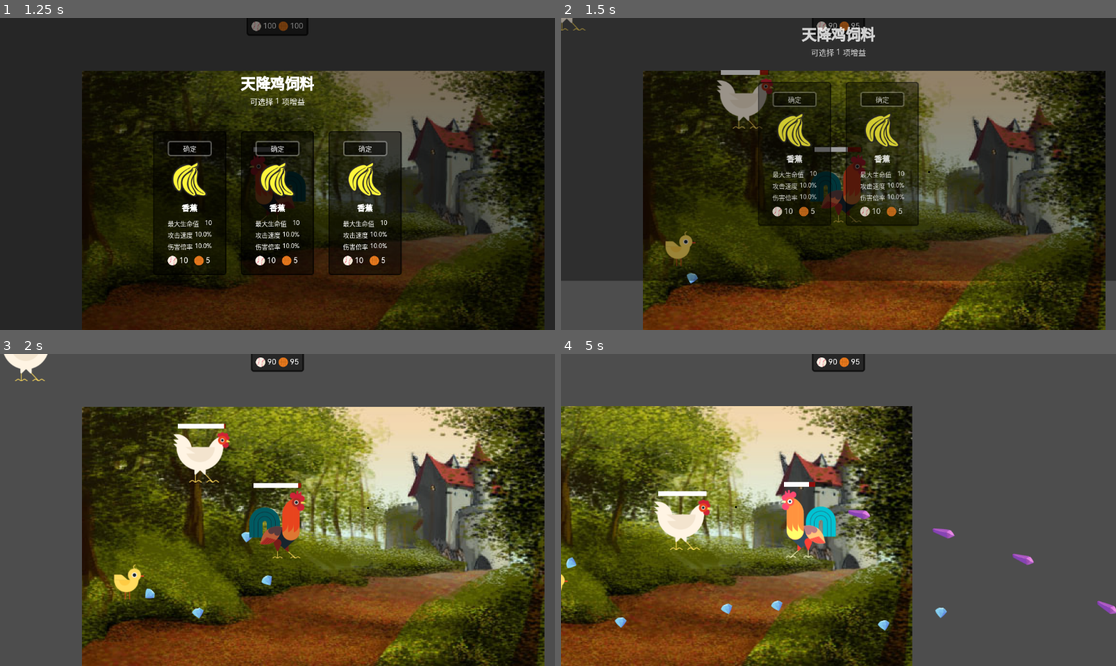
Above: before the commit, frames 1-4 (two rows, left to right).
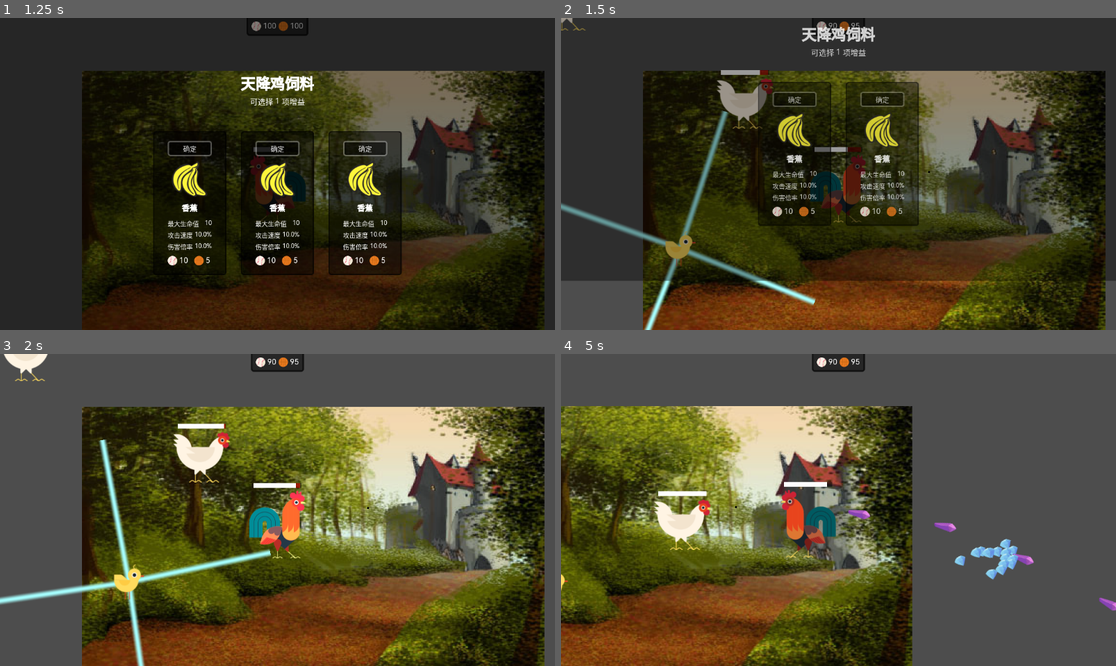
Above: after the commit, the same moments.

Repository: Rundll86/ChickenVSBear
Game: Godot game, scene res://components/Scenes/World.tscn
The game is run twice, just before and just after one commit, with the same random seed, the same clock (stepped at 60 frames per second) and the same inputs. The engine's default icon, where the game draws it, is replaced by a stand-in: a white triangle on a blue panel in a dark square.
Inputs (mouse positions are in pixels of both pictures, inside the frame that each line leads up to):
- Up to frame 1 (1.25 s): move the mouse to (399, 158) at 0.52 s; press the mouse at (399, 158) at 0.53 s; hold D (m_right) from 0.53 s (still down)
- Up to frame 2 (1.5 s): release D (m_right) at 1.25 s; release the mouse at (960, 158) at 1.25 s; click "确定" at 1.25 s
- Up to frame 3 (2 s): no input
- Up to frame 4 (5 s): move the mouse to (727, 525) at 2.02 s; hold S (m_down) 2.03-2.78 s; click (727, 525) at 2.1 s; move the mouse to (894, 441) at 2.77 s; press the mouse at (894, 441) at 2.78 s; hold D (m_right) 2.78-3.53 s; tap Space (sprint) at 2.85 s; move the mouse to (810, 572) at 3.52 s; release the mouse at (810, 572) at 3.53 s; hold W (m_up) 3.53-4.28 s; click (810, 572) at 3.6 s; move the mouse to (1005, 556) at 4.27 s; press the mouse at (1005, 556) at 4.28 s; hold A (m_left) from 4.28 s (still down)

Frame 1 is identical in both runs. In frame 2, 2.0% of the frame differs, in the area x 0-46%, y 29-100%; in frame 3, 3.4%, in the area x 0-56%, y 27-100%; in frame 4, 2.3%.

Commit message:
feat: 添加新的子弹类型和相关逻辑，更新角色攻击方式，增加无差别伤害选项

Diff:
--- a/components/Bullets/Diamond.tscn
+++ b/components/Bullets/Diamond.tscn
@@ -17,7 +17,13 @@
 
 [node name="Diamond" instance=ExtResource("1_8udva")]
 script = ExtResource("2_yxtyj")
+fields = {
+0: 10,
+1: 2,
+2: 0
+}
 lifeTime = 5000.0
+indisDamage = true
 
 [node name="texture" parent="." index="0"]
 sprite_frames = SubResource("SpriteFrames_oj6iy")
--- a/components/Bullets/FireScan.tscn
+++ b/components/Bullets/FireScan.tscn
@@ -8,6 +8,11 @@
 
 [node name="FireScan" instance=ExtResource("1_cqre5")]
 script = ExtResource("2_qprdp")
+fields = {
+0: 10,
+1: 30,
+2: 0
+}
 lifeDistance = 200.0
 
 [node name="hitbox" parent="." index="1"]
--- a/components/Bullets/Laser.tscn
+++ b/components/Bullets/Laser.tscn
@@ -1,7 +1,8 @@
-[gd_scene load_steps=6 format=3 uid="uid://bvri0nv1jrigf"]
+[gd_scene load_steps=7 format=3 uid="uid://bvri0nv1jrigf"]
 
 [ext_resource type="PackedScene" uid="uid://crtdkysmnkith" path="res://components/Abstracts/BulletBase.tscn" id="1_3u4op"]
 [ext_resource type="Shader" path="res://shaders/Laser.gdshader" id="2_h6cxi"]
+[ext_resource type="Script" path="res://scripts/Contents/Bullets/Laser.gd" id="2_yy5sr"]
 
 [sub_resource type="SpriteFrames" id="SpriteFrames_yip5k"]
 
@@ -15,12 +16,13 @@
 height = 300.0
 
 [node name="Laser" instance=ExtResource("1_3u4op")]
+script = ExtResource("2_yy5sr")
 fields = {
 0: 10,
-1: 5,
-2: 0
+1: 15,
+2: 1
 }
-lifeTime = 100.0
+lifeTime = 1000.0
 
 [node name="texture" parent="." index="0"]
 rotation = 1.5708
--- a/components/Characters/Chick.tscn
+++ b/components/Characters/Chick.tscn
@@ -32,7 +32,7 @@
 
 [node name="Chick" instance=ExtResource("1_goqmy")]
 script = ExtResource("2_r6bub")
-cooldownUnit = 200.0
+cooldownUnit = 2000.0
 displayName = "小鸡"
 drops = Array[int]([0, 1])
 dropCounts = Array[Vector2]([Vector2(10, 20), Vector2(7, 14)])
--- /dev/null
+++ b/resources/items/apple.svg
@@ -0,0 +1,16 @@
+<svg xmlns="http://www.w3.org/2000/svg" xmlns:xlink="http://www.w3.org/1999/xlink" version="1.1" id="apple1" x="0px" y="0px" width="63.215999603271484" height="64.36821365356445" viewBox="-0.5 -0.49321448802948 63.215999603271484 64.36821365356445" enable-background="new 0 0 62.218 63.375" xml:space="preserve">
+  <g>
+    <g id="Apple">
+      <path id="Fill_1_" fill="#EC1C2C" d="M59.083,34.402c0,14.527-12.525,26.307-27.978,26.307c-15.453,0-27.977-11.775-27.977-26.307&#13;&#10;&#9;&#9;c0-14.527,12.523-21.275,27.977-21.275C46.557,13.126,59.083,19.876,59.083,34.402z" stroke-width="1"/>
+      <g id="Outline_1_">
+        <path id="Outline_2_" fill="#231F20" d="M34.285,11.96c-4.608-0.391-9.136,0.189-9.136,0.189C10.821,13.473,0,19.883,0,34.121&#13;&#10;&#9;&#9;&#9;c0,16.156,13.928,29.254,31.107,29.254c17.182,0,31.109-13.098,31.109-29.254C62.216,18.977,49.969,12.69,34.285,11.96z&#13;&#10;&#9;&#9;&#9; M31.108,59.333c-14.559,0-26.357-11.099-26.357-24.785c0-12.064,9.169-18.433,21.314-19.774c0.249-0.029,8.456-0.144,8.456-0.144&#13;&#10;&#9;&#9;&#9;c12.942,0.936,22.949,7.318,22.949,19.92C57.464,48.236,45.666,59.333,31.108,59.333z" stroke-width="1"/>
+        <path id="Line" fill="#231F20" d="M40.332,19.062c-2.303-0.761-4.617-0.241-6.929,0.389c-1.916,0.608-6.112,1.162-6.19,1.098&#13;&#10;&#9;&#9;&#9;c-1.198-0.058-2.389-0.358-3.571-1.099c-0.48-0.303-0.982,0.378-0.598,0.773c1.768,1.803,4.068,1.782,6.455,1.514&#13;&#10;&#9;&#9;&#9;c3.575-0.401,6.993-0.491,10.561-0.672C41.22,21.004,41.433,19.426,40.332,19.062z" stroke-width="1"/>
+      </g>
+      <path id="Shine" fill="#FFFFFF" d="M12.555,34.261c0,3.431,1.85,6.212-0.084,6.212c-1.934,0-3.5-2.781-3.5-6.212&#13;&#10;&#9;&#9;c0-3.43,1.566-6.211,3.5-6.211C14.405,28.05,12.555,30.832,12.555,34.261z" stroke-width="1"/>
+    </g>
+    <g id="Stem">
+      <path id="Fill" fill="#99661D" d="M29.515,20.766c0.371-0.066,0.973-0.13,1.348-0.219c0.062-4.827,0.538-9.648-1.624-14.212&#13;&#10;&#9;&#9;c-0.592-1.253-1.33-2.354-2.064-3.482c-1.02,0.611-2.038,1.223-3.059,1.833C28.31,8.982,29.773,14.618,29.515,20.766z" stroke-width="1"/>
+      <path id="Outline" fill="#231F20" d="M28.602,0.6c-0.393-0.523-1.078-0.782-1.658-0.435c-1.805,1.084-3.607,2.168-5.414,3.252&#13;&#10;&#9;&#9;c-0.637,0.383-0.838,1.371-0.242,1.898c3.477,3.091,4.617,6.041,4.9,6.557c0.592,1.081,1.592,4.534,1.562,7.749l0.046,1.609&#13;&#10;&#9;&#9;c1.479,0.562,5.25-0.562,5.25-0.562c0.021-0.354,0.251-2.23,0.251-2.23C33.466,17.677,34.13,7.958,28.602,0.6z M30.755,20.38&#13;&#10;&#9;&#9;l-1.109,0.141v-1.152c0.05-5.714-1.568-10.625-5.53-14.683c1.021-0.61,2.039-1.222,3.059-1.833&#13;&#10;&#9;&#9;c0.734,1.128,1.472,2.229,2.064,3.482c2.012,4.247,1.634,8.375,1.522,12.817L30.755,20.38z" stroke-width="1"/>
+    </g>
+  </g>
+</svg><!--rotationCenter:31:31-->
--- a/scripts/Contents/Bullets/Diamond.gd
+++ b/scripts/Contents/Bullets/Diamond.gd
@@ -2,6 +2,8 @@
 class_name Diamond
 
 func ai():
-	if Time.get_ticks_msec() - spawnInWhen < 500: # 生成的前0.5秒可以追踪
+	var tracing = Time.get_ticks_msec() - spawnInWhen < 1000
+	if tracing:
 		rotation = lerp_angle(rotation, position.angle_to_point(launcher.currentFocusedBoss.position), 0.1)
+	canDamageSelf = !tracing
 	forward(Vector2.from_angle(rotation))
--- /dev/null
+++ b/scripts/Contents/Bullets/Laser.gd
@@ -0,0 +1,6 @@
+extends BulletBase
+class_name Laser
+
+func ai():
+	rotation_degrees += 2
+	position = launcher.texture.global_position
--- a/scripts/Contents/Characters/Chick.gd
+++ b/scripts/Contents/Characters/Chick.gd
@@ -2,6 +2,8 @@
 class_name Chick
 
 @onready var firepot = $"%firepot"
+
+const laserCount = 4
 
 func _ready():
 	fields[FieldStore.Entity.MAX_HEALTH] = 1000
@@ -10,23 +12,23 @@
 
 func ai():
 	move(currentFocusedBoss.position - position)
-	if currentFocusedBoss.position.distance_to(position) < 300:
+	if currentFocusedBoss.position.distance_to(position) < 200:
+		tryAttack(2)
+	elif currentFocusedBoss.position.distance_to(position) < 400:
 		tryAttack(1)
 	else:
 		tryAttack(0)
 func attack(type):
 	if type == 0:
 		var weaponPos = findWeaponAnchor("normal")
-		BulletBase.generate(preload("res://components/Bullets/Diamond.tscn"), self, weaponPos, rotation + deg_to_rad(MathTool.randc_from([-90, 90])))
+		for i in randi_range(10, 20):
+			BulletBase.generate(preload("res://components/Bullets/Diamond.tscn"), self, weaponPos + MathTool.randv2_range(20), rotation + deg_to_rad(randf_range(-90, 90)))
 	elif type == 1:
+		for i in range(laserCount):
+			BulletBase.generate(preload("res://components/Bullets/Laser.tscn"), self, texture.global_position, deg_to_rad(90 * i))
+	elif type == 2:
 		var weaponPos = findWeaponAnchor("normal")
 		var target = weaponPos.angle_to_point(currentFocusedBoss.position)
 		firepot.global_rotation = target
 		firepot.shot()
 		BulletBase.generate(preload("res://components/Bullets/FireScan.tscn"), self, weaponPos, target)
-	# elif type == 2:
-	# 	var weaponPos = findWeaponAnchor("normal")
-	# 	var target = weaponPos.angle_to_point(currentFocusedBoss.position)
-	# 	firepot.global_rotation = target
-	# 	firepot.shot()
-		BulletBase.generate(preload("res://components/Bullets/Laser.tscn"), self, weaponPos, target)
--- a/scripts/Statemachine/BulletBase.gd
+++ b/scripts/Statemachine/BulletBase.gd
@@ -8,6 +8,8 @@
 }
 @export var lifeDistance: float = -1 # -1表示无限距离
 @export var lifeTime: float = -1 # -1表示无限时间
+@export var indisDamage: bool = false # 是否无差别伤害（不区分敌我）
+@export var canDamageSelf: bool = false # 是否可以伤害发射者
 
 var launcher: EntityBase = null
 var spawnInWhen: float = 0
@@ -31,8 +33,8 @@
 func hit(target: Node):
 	var entity: EntityBase = EntityTool.fromHurtbox(target)
 	if !entity || !launcher: return
-	if entity == launcher: return
-	if !GameRule.allowFriendlyFire:
+	if !canDamageSelf && entity == launcher: return
+	if !indisDamage && !GameRule.allowFriendlyFire:
 		if entity.isPlayer() == launcher.isPlayer(): return
 	entity.takeDamage(self, MathTool.rate(launcher.fields.get(FieldStore.Entity.CRIT_RATE)))
 	if !MathTool.rate(fullPenerate()):
--- a/scripts/Statemachine/EntityBase.gd
+++ b/scripts/Statemachine/EntityBase.gd
@@ -83,7 +83,7 @@
 		playSound("hurt")
 	health -= damage
 	DamageLabel.create(damage, crit, $"%damageAnchor".global_position + MathTool.randv2_range(GameRule.damageLabelSpawnOffset))
-	if isBoss:
+	if isBoss and bullet.launcher.isPlayer():
 		bullet.launcher.setBoss(self)
 	if health <= 0:
 		if isBoss:
